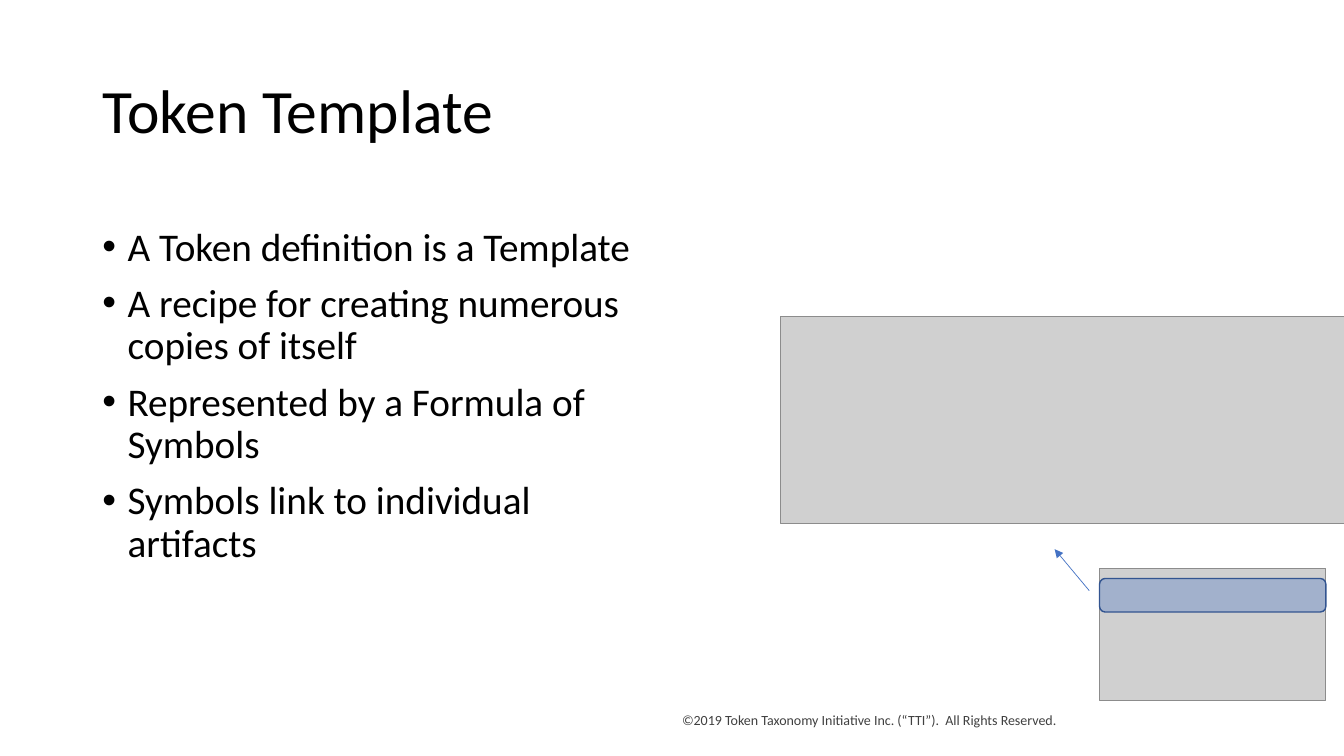
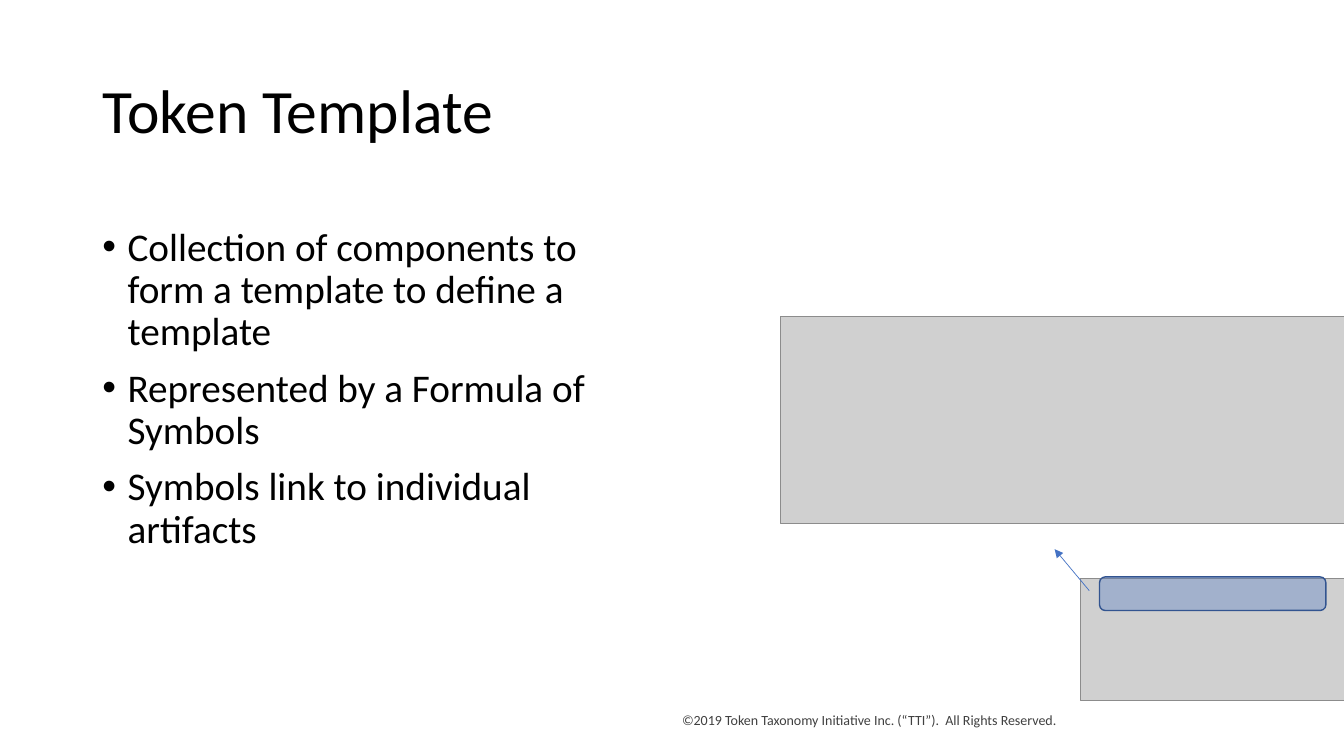
Before and after one commit to vipinsun/TokenTaxonomyFramework-pub, a slide deck: slide 5 of presentations/TTF-Presentation.pptx (slide 4 before the commit). Drawn at 1344x756 pixels with LibreOffice and Linux fonts; fonts in the diff are those of the drawing; grey boxes stand for pictures. Boxes give left, top, right and bottom in pixels: in the first picture for what was removed or moved away, otherwise in the second. Text is boxed around its words. In the diff, an @@ line names an element or a change of style, - is before the commit and + after.

```diff
--- a/presentations/TTF-Presentation.pptx
+++ b/presentations/TTF-Presentation.pptx
@@ text at (128,233,576,352): text changed @@
-• A Token definition is a Template
-• A recipe for creating numerous copies of itself
+• Collection of components to form a template to define a template
@@ picture: place and size @@
-picture at (1100,569,1327,701)
+picture at (1081,579,1344,701)
```
Also in this commit, not shown: 15 other slides changed, 5 slides added, 20 other files.
